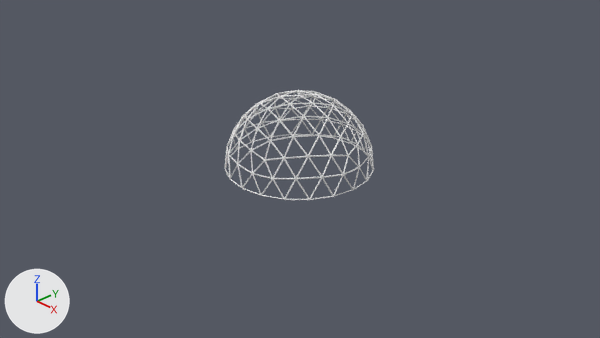
The Blender file models/background.blend as it was, and as the next commit left it.
Before and after are seen from the file's camera 'Camera'. Arrows for +X, +Y and +Z are at lower left; the lights stay in place.

Script lines for the objects in view, before the commit:
```python
me_icosphere = bpy.data.meshes.new('Icosphere')
me_icosphere.from_pydata(...)  # 91 vertices, 160 faces; spans x -1.0..1.0, y -1.0..1.0, z 0.0..1.0
ob_icosphere = bpy.data.objects.new('Icosphere', me_icosphere)
ob_icosphere.location = (0.0, 0.0, 0.0)
_m = ob_icosphere.modifiers.new('Wireframe', 'WIREFRAME')
```
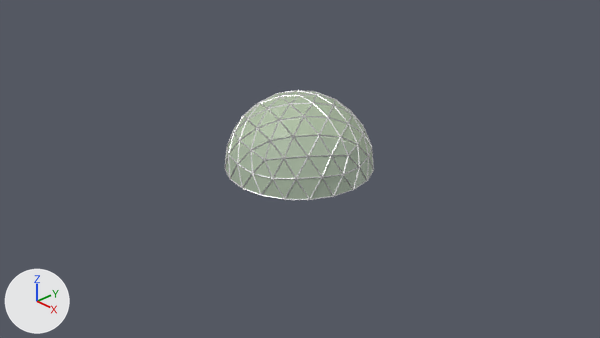
Location of each change, [x1, y1, x2, y2] in pixels of the pictures (600 x 338 px):
'Icosphere.001', added
    after: [226, 91, 373, 199]
'Icosphere', recoloured
    both: [224, 90, 374, 200]

Patch to the scene script:
```diff
--- a/models/background.blend.py
+++ b/models/background.blend.py
@@ mat_material_001 @@
+mat_material_001 = principled_material('Material.001')
+mat_material_001.base_color = (0.8, 0.8, 0.8)  # white #e7e7e7
+mat_material_001.metallic = 1.0
@@ mat_domeglass @@
+mat_domeglass = principled_material('DomeGlass')
+mat_domeglass.base_color = (0.652, 0.8, 0.559)  # white #d3e7c5
+mat_domeglass.alpha = 0.6
@@ me_icosphere @@
 me_icosphere.from_pydata(...)  # 91 vertices, 160 faces; spans x -1.0..1.0, y -1.0..1.0, z 0.0..1.0
+me_icosphere.materials.append(mat_material_001)  # white #e7e7e7
@@ me_icosphere_002 @@
+me_icosphere_002.from_pydata(...)  # 91 vertices, 160 faces; spans x -1.0..1.0, y -1.0..1.0, z 0.0..1.0
+me_icosphere_002.materials.append(mat_domeglass)  # white #d3e7c5
@@ ob_icosphere_001 @@
+ob_icosphere_001 = bpy.data.objects.new('Icosphere.001', me_icosphere_002)
+ob_icosphere_001.location = (0.0, 0.0, 0.0)
```
